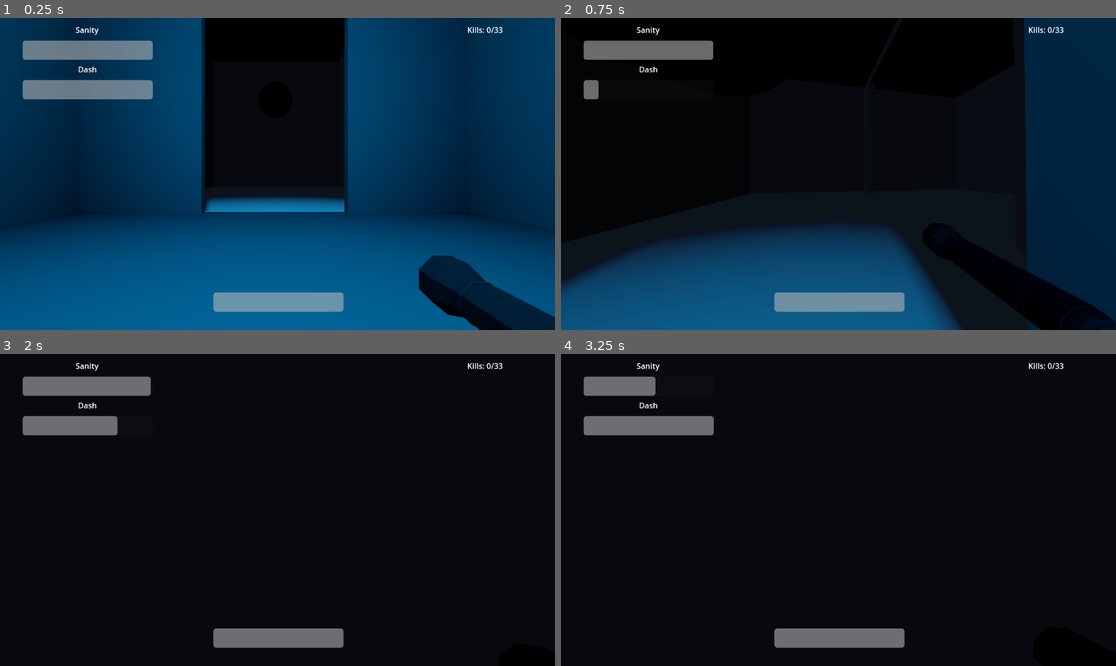
Above: before the commit, frames 1-4 (two rows, left to right).
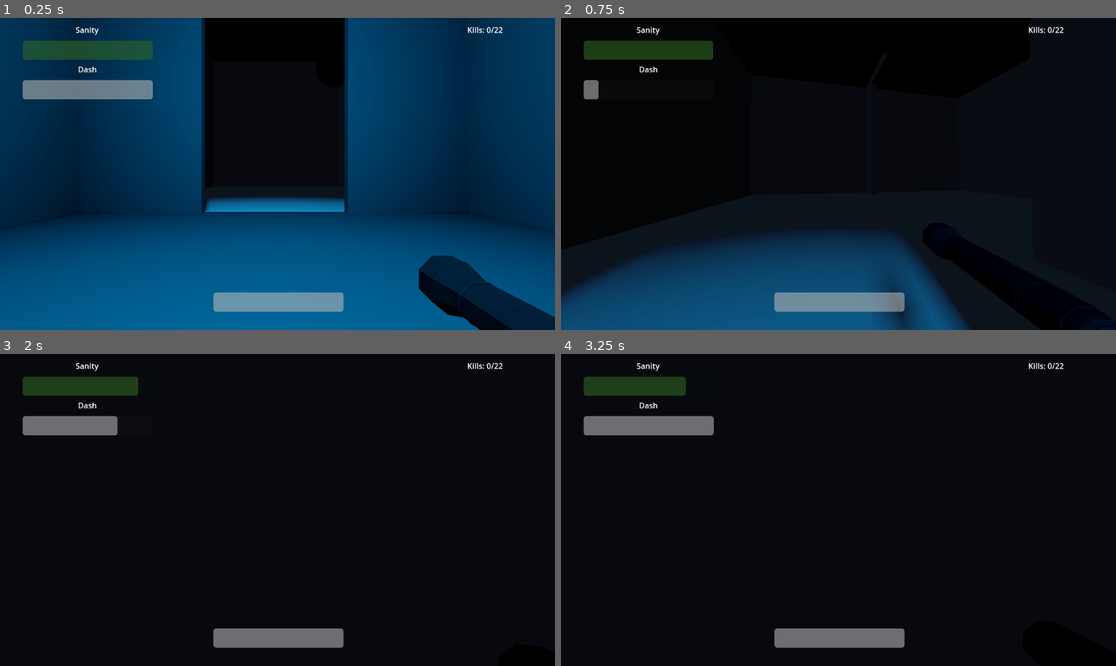
Above: after the commit, the same moments.

Repository: OmarCompiled/Stuck_NULL_BYTES
Game: Godot game, scene res://world.tscn
Two runs of this game, one before a commit and one after it. Both use one fixed random seed, a clock stepped at 60 frames per second and the inputs below.
Inputs (mouse positions are in pixels of both pictures, inside the frame that each line leads up to):
- Up to frame 1 (0.25 s): no input
- Up to frame 2 (0.75 s): tap Enter (ui_accept) at 0.5 s; move the mouse to (866, 174) at 0.52 s; hold W (MoveForward) from 0.53 s (still down); hold E (Dash) from 0.53 s (still down)
- Up to frame 3 (2 s): keep holding W (MoveForward); tap Enter (ui_accept) at 0.77, 1.52 s; move the mouse to (249, 510) at 1.27 s; release E (Dash) at 1.28 s; click (249, 510) at 1.35 s
- Up to frame 4 (3.25 s): keep holding W (MoveForward); move the mouse to (849, 503) at 2.02 s; hold Shift (Sprint) 2.03-2.78 s; move the mouse to (832, 516) at 2.77 s; tap N at 2.85 s; tap Enter (ui_accept) at 3.02 s

The runs differ from the first frame. In frame 1, 1.5% of the frame differs, in the area x 4-91%, y 2-14%; in frame 2, 18%, in the area x 0-100%, y 0-100%; in frame 3, 1.5%; in frame 4, 1.1%.

Commit message:
feat: improve enemy logic - Enemies only chase the player if close enough through a detection Area3D and raycasting - Add a chance for multiple enemies to spawn in one room - Tweak `Spawner` to enable enemies to spawn with random configurable offsets in corridors - Encapsulate health logic for the player and enemies in a reusable `HealthComponent` node - Add knockback to enemies on hitting the player - Add hitboxes to the player and enemies for more responsive collision detection - Move collision detection logic to the player to improve performance - Add invincibility to the player on taking damage - Add color to the healthbar as a visual indicator for invincibility

Diff:
--- a/godot/flashlight.gd
+++ b/godot/flashlight.gd
@@ -4,8 +4,9 @@
 @onready var spot_light = $SpotLight3D
 @onready var cooldown = $CoolDownBar
 
-const DMG = 12.5
-const DRAIN = 0.35
+const DMG = 5
+const DRAIN = 0.25
+const RECHARGE = 0.15
 
 func _input(_event: InputEvent) -> void:
 	if Input.is_action_pressed("Flash") and cooldown.value > 0:
@@ -17,7 +18,8 @@
 	if Input.is_action_pressed("Flash"):
 		cooldown.value = max(cooldown.value - DRAIN, 0)
 	else:
-		$CoolDownBar.value += 0.1
+		cooldown.value += RECHARGE
+
 func _physics_process(_delta: float) -> void:
 	_attack()
 
@@ -27,4 +29,4 @@
 		if ray.is_colliding():
 			var collided_object = ray.get_collider()
 			if collided_object is Shadow:
-				collided_object.take_damage(DMG)
+				collided_object.health_component.take_damage(DMG)
--- /dev/null
+++ b/godot/health_component.gd
@@ -0,0 +1,55 @@
+extends Node
+class_name HealthComponent
+
+signal invincibility_started()
+signal invincibility_ended()
+signal health_changed(new_health)
+signal health_depleted()
+signal damage_taken(amount)
+
+@export var max_health: float = 100
+@export var invincibility_time: float = 0.5
+
+var current_health: float
+var is_invincible: bool = false
+
+func _ready():
+	current_health = max_health
+	health_changed.emit(current_health)
+
+# NOTE: ignore_invincibility is for the constant sanity loss
+# and other potential additions in the future
+func take_damage(amount: float, ignore_invincibility: bool = false):
+	if is_invincible and not ignore_invincibility:
+		return
+
+	if amount <= 0:
+		return
+
+	current_health = max(0, current_health - amount)
+	damage_taken.emit(amount)
+	health_changed.emit(current_health)
+
+	if current_health <= 0:
+		health_depleted.emit()
+		return
+
+	if not ignore_invincibility:
+		is_invincible = true
+		invincibility_started.emit()
+		await get_tree().create_timer(invincibility_time).timeout
+		is_invincible = false
+		invincibility_ended.emit()
+
+func heal(amount: float):
+	if amount <= 0:
+		return
+
+	current_health = min(max_health, current_health + amount)
+	health_changed.emit(current_health)
+
+func get_health_percentage() -> float:
+	return current_health / max_health
+
+func is_alive() -> bool:
+	return current_health > 0
--- /dev/null
+++ b/godot/health_component.tscn
@@ -0,0 +1,6 @@
+[gd_scene load_steps=2 format=3 uid="uid://dofngbvrqwqni"]
+
+[ext_resource type="Script" uid="uid://drmkgkctk8d2w" path="res://health_component.gd" id="1_n21r7"]
+
+[node name="HealthComponent" type="Node"]
+script = ExtResource("1_n21r7")
--- a/godot/player.gd
+++ b/godot/player.gd
@@ -1,11 +1,10 @@
 extends CharacterBody3D
 
 @onready var sanity_bar: Node = $SanityBar
+@export var health_component: Node
 
 # Sanity
-const MAX_SANITY = 100.0
 const SANITY_LOSS_RATE = 0.01
-var sanity = MAX_SANITY
 
 # Movement
 var speed = 0;
@@ -35,6 +34,8 @@
 const BASE_FOV = 75.0
 const FOV_CHANGE = 1.5
 
+var knockback_force = 17
+
 @onready var head = $Head
 @onready var camera = $Head/Camera3D
 
@@ -51,7 +52,7 @@
 	if Input.is_action_pressed("Quit"): # Esc
 		get_tree().quit()
 
-	take_damage(SANITY_LOSS_RATE)
+	health_component.take_damage(SANITY_LOSS_RATE, true)
 
 	if is_dashing:
 		dash_timer -= _delta
@@ -136,21 +137,19 @@
 
 	move_and_slide()
 
-	for index in get_slide_collision_count():
-		var collision := get_slide_collision(index)
-		var body := collision.get_collider()
-		if body.name == "Shadow":
-			take_damage(body.DMG)
-
-func take_damage(damage: float):
-	sanity = max(0, sanity - damage)
-	sanity_bar.value = sanity
-	if sanity == 0:
-		die()
-
-func heal(health: float = ):
-	sanity = min(sanity + health, MAX_SANITY)
-	sanity_bar.value = sanity
+	#for index in get_slide_collision_count():
+		#var collision := get_slide_collision(index)
+		#var body := collision.get_collider()
+		#if body is Shadow:
+			#health_component.take_damage(body.dmg)
+			#body.apply_knockback(-collision.get_normal() * knockback_force)
 
 func die():
 	get_tree().quit()
+
+func _on_hitbox_area_entered(area: Area3D) -> void:
+	if area.name == "Hitbox":
+		var enemy = area.get_parent()
+		var knockback_dir = enemy.global_position - global_position
+		health_component.take_damage(enemy.dmg)
+		enemy.apply_knockback(knockback_dir * knockback_force)
--- a/godot/player.tscn
+++ b/godot/player.tscn
@@ -1,24 +1,29 @@
-[gd_scene load_steps=6 format=3 uid="uid://f8mp43vqb13f"]
+[gd_scene load_steps=8 format=3 uid="uid://f8mp43vqb13f"]
 
 [ext_resource type="Script" uid="uid://dnayske5ek28m" path="res://player.gd" id="1_4flbx"]
 [ext_resource type="PackedScene" uid="uid://fg0xg2wcui3q" path="res://flashlight.tscn" id="2_onrkg"]
 [ext_resource type="Script" uid="uid://ci7kfw5q5qn2k" path="res://enemy_counter.gd" id="3_i3pqv"]
+[ext_resource type="PackedScene" uid="uid://dofngbvrqwqni" path="res://health_component.tscn" id="3_sweqy"]
+[ext_resource type="Script" uid="uid://xws3v0ou7h4d" path="res://sanity_bar.gd" id="4_2hs0m"]
 
 [sub_resource type="CapsuleMesh" id="CapsuleMesh_sh265"]
 
 [sub_resource type="ConvexPolygonShape3D" id="ConvexPolygonShape3D_4flbx"]
 points = PackedVector3Array(-0.125207, -0.532801, -0.480507, 0.0227831, 0.47607, 0.498884, 0.169713, 0.559144, 0.464172 …(924 unchanged characters)…
 
-[node name="Player" type="CharacterBody3D"]
+[node name="Player" type="CharacterBody3D" node_paths=PackedStringArray("health_component")]
 floor_max_angle = 1.0472
 script = ExtResource("1_4flbx")
+health_component = NodePath("HealthComponent")
 
 [node name="MeshInstance3D" type="MeshInstance3D" parent="."]
 transform = Transform3D(1.05135, 0, 0, 0, 1.05135, 0, 0, 0, 1.05135, 0, 0, 0)
+visible = false
 cast_shadow = 0
 mesh = SubResource("CapsuleMesh_sh265")
 
 [node name="CollisionShape3D" type="CollisionShape3D" parent="."]
+visible = false
 shape = SubResource("ConvexPolygonShape3D_4flbx")
 
 [node name="Head" type="Node3D" parent="."]
@@ -31,6 +36,13 @@
 [node name="Flashlight" parent="Head/Camera3D" instance=ExtResource("2_onrkg")]
 transform = Transform3D(-3.0598e-09, 0, 0.07, 0, 0.07, 0, -0.07, 0, -3.0598e-09, 0.645148, -0.425091, -0.551973)
 
+[node name="Hitbox" type="Area3D" parent="."]
+
+[node name="CollisionShape3D" type="CollisionShape3D" parent="Hitbox"]
+shape = SubResource("ConvexPolygonShape3D_4flbx")
+
+[node name="HealthComponent" parent="." instance=ExtResource("3_sweqy")]
+
 [node name="SanityBar" type="ProgressBar" parent="."]
 offset_left = 47.0
 offset_top = 47.0
@@ -39,6 +51,9 @@
 size_flags_horizontal = 0
 value = 100.0
 show_percentage = false
+script = ExtResource("4_2hs0m")
+invincible_color = Color(2.00392, 0, 0, 1)
+normal_color = Color(0.266667, 0.556863, 0.192157, 1)
 
 [node name="RichTextLabel" type="RichTextLabel" parent="SanityBar"]
 layout_mode = 0
@@ -79,3 +94,9 @@
 horizontal_alignment = 1
 vertical_alignment = 1
 script = ExtResource("3_i3pqv")
+
+[connection signal="area_entered" from="Hitbox" to="." method="_on_hitbox_area_entered"]
+[connection signal="health_changed" from="HealthComponent" to="SanityBar" method="_on_health_changed"]
+[connection signal="health_depleted" from="HealthComponent" to="." method="die"]
+[connection signal="invincibility_ended" from="HealthComponent" to="SanityBar" method="_on_invincibility_ended"]
+[connection signal="invincibility_started" from="HealthComponent" to="SanityBar" method="_on_invincibility_started"]
--- a/godot/prefabs/corridor.tscn
+++ b/godot/prefabs/corridor.tscn
@@ -44,5 +44,13 @@
 script = ExtResource("2_anrrp")
 
 [node name="Spawner" parent="." instance=ExtResource("3_hr28d")]
-spawn_probability = 0.3
+transform = Transform3D(1, 0, 0, 0, 1, 0, 0, 0, 1, 2, 0, 0)
+spawn_probability = 0.1
+random_range = Vector3(1, 3, 3)
 entity_scene = ExtResource("4_e2gtu")
+
+[node name="Spawner2" parent="." instance=ExtResource("3_hr28d")]
+transform = Transform3D(1, 0, 0, 0, 1, 0, 0, 0, 1, -2, 0, 0)
+spawn_probability = 0.1
+random_range = Vector3(1, 3, 3)
+entity_scene = ExtResource("4_e2gtu")
--- /dev/null
+++ b/godot/sanity_bar.gd
@@ -0,0 +1,16 @@
+extends ProgressBar
+
+@export var invincible_color: Color = Color(1.2, 1.2, 1.2)
+@export var normal_color: Color = Color(1, 1, 1, 1)
+
+func _ready():
+	self_modulate = normal_color
+
+func _on_invincibility_started():
+	self_modulate = invincible_color
+
+func _on_invincibility_ended():
+	self_modulate = normal_color
+
+func _on_health_changed(new_health: Variant) -> void:
+	value = new_health
--- a/godot/shadow.gd
+++ b/godot/shadow.gd
@@ -1,53 +1,61 @@
 extends CharacterBody3D
 class_name Shadow
 
-# NOTE: this works now because shadows are only instanced after dungeon generation
-# is done (check the spawner script for details)
-@onready var player = get_tree().get_first_node_in_group("Player")
+@export var health_component: Node
 @export var damage_particles: PackedScene
-@export var health = 100
 @export var sanity_reward = 20
+@export var knockback_decay: float = 0.95
+@export var dmg = 10
+@export var min_speed: float = 7.0
+@export var max_speed: float = 10.0
 
-const STOP_DIST = 2
-const DMG = 0.4
+var speed: float
+var can_see_player: bool = false
+var is_knocked_back: bool = false
+var knockback_timer = 0.0
+var knockback_duration = 0.7
 
-var min_speed: float = 7.0
-var max_speed: float = 10.0
-var speed: float
+var player
+var look_for_player = false
 
 func _ready() -> void:
 	GameManager.total_enemies += 1
 	speed = randf_range(min_speed, max_speed)
 
-func _physics_process(_delta: float) -> void:
-	if not player:
-		return
+func _physics_process(delta: float) -> void:
+	if is_knocked_back:
+		velocity.x *= knockback_decay
+		velocity.y *= knockback_decay
+		velocity.z *= knockback_decay
 
-	var pos = global_transform.origin
-	var target = player.global_transform.origin
-	var to_player = target - pos
-	var dist = to_player.length()
+		knockback_timer -= delta
+		if knockback_timer <= 0:
+			is_knocked_back = false
 
-	if dist > 0.1:
-		var dir = to_player / dist
-		var move_speed = speed
-		if dist < STOP_DIST:
-			move_speed *= dist / STOP_DIST
-		velocity = dir * move_speed
-	else:
-		velocity = Vector3.ZERO
+	elif player:
+		if look_for_player:
+			check_line_of_sight(player)
 
-	if dist < STOP_DIST:
-		player.take_damage(0.05)
+		if can_see_player:
+			var to_player = player.global_position - global_position
+			var dir = to_player.normalized()
+			velocity = dir * speed
+
+		look_at(player.global_position, Vector3.UP)
 
 	move_and_slide()
-	look_at(player.global_transform.origin, Vector3.UP)
 
-func take_damage(damage: float):
-	health = max(0, health - damage)
+func apply_knockback(force):
+	knockback_timer = knockback_duration
+	is_knocked_back = true
+	velocity += force
+
+func _on_damage_taken(_damage: float):
 	_spawn_particles()
-	if health == 0:
-		player.heal(sanity_reward)
+
+func _on_health_depleted():
+	if player:
+		player.health_component.heal(sanity_reward)
 		GameManager.enemies_killed += 1
 		queue_free()
 
@@ -57,3 +65,26 @@
 		get_parent().add_child(p)
 		p.global_position = global_position
 		p.emitting = true
+
+func _on_area_3d_body_entered(body: Node3D) -> void:
+	if body.name != "Player": return
+	look_for_player = true
+	player = body
+
+func _on_area_3d_body_exited(body: Node3D) -> void:
+	if body.name != "Player": return
+	look_for_player = false
+
+func check_line_of_sight(target):
+	var space_state = get_world_3d().direct_space_state
+	var query = PhysicsRayQueryParameters3D.create(
+		global_position,
+		target.global_position
+	)
+	query.exclude = [self]
+
+	var result = space_state.intersect_ray(query)
+
+	# Hit nothing or hit the player => can see the player
+	can_see_player = result.is_empty() or result.collider == target
+	player = target
--- a/godot/shadow.tscn
+++ b/godot/shadow.tscn
@@ -1,7 +1,8 @@
-[gd_scene load_steps=6 format=3 uid="uid://cqagwekx7o53h"]
+[gd_scene load_steps=9 format=3 uid="uid://cqagwekx7o53h"]
 
 [ext_resource type="Script" uid="uid://b5x3d1pweoiom" path="res://shadow.gd" id="1_n2o5g"]
 [ext_resource type="PackedScene" uid="uid://bkjsh3itjc877" path="res://DamageParticles.tscn" id="2_n2o5g"]
+[ext_resource type="PackedScene" uid="uid://dofngbvrqwqni" path="res://health_component.tscn" id="3_icb2k"]
 
 [sub_resource type="SphereShape3D" id="SphereShape3D_n2o5g"]
 
@@ -11,8 +12,15 @@
 
 [sub_resource type="SphereMesh" id="SphereMesh_icb2k"]
 
-[node name="Shadow" type="CharacterBody3D"]
+[sub_resource type="SphereShape3D" id="SphereShape3D_icb2k"]
+radius = 30.0
+
+[sub_resource type="SphereShape3D" id="SphereShape3D_ov1mx"]
+radius = 0.825561
+
+[node name="Shadow" type="CharacterBody3D" node_paths=PackedStringArray("health_component")]
 script = ExtResource("1_n2o5g")
+health_component = NodePath("HealthComponent")
 damage_particles = ExtResource("2_n2o5g")
 
 [node name="CollisionShape3D" type="CollisionShape3D" parent="."]
@@ -23,3 +31,22 @@
 transform = Transform3D(1.46441, 0, 0, 0, 1.46441, 0, 0, 0, 1.46441, 0, 0, 0)
 material_override = SubResource("StandardMaterial3D_n2o5g")
 mesh = SubResource("SphereMesh_icb2k")
+
+[node name="DetectionArea" type="Area3D" parent="."]
+
+[node name="CollisionShape3D" type="CollisionShape3D" parent="DetectionArea"]
+shape = SubResource("SphereShape3D_icb2k")
+
+[node name="Hitbox" type="Area3D" parent="."]
+monitoring = false
+
+[node name="CollisionShape3D" type="CollisionShape3D" parent="Hitbox"]
+shape = SubResource("SphereShape3D_ov1mx")
+
+[node name="HealthComponent" parent="." instance=ExtResource("3_icb2k")]
+invincibility_time = 0.0
+
+[connection signal="body_entered" from="DetectionArea" to="." method="_on_area_3d_body_entered"]
+[connection signal="body_exited" from="DetectionArea" to="." method="_on_area_3d_body_exited"]
+[connection signal="damage_taken" from="HealthComponent" to="." method="_on_damage_taken"]
+[connection signal="health_depleted" from="HealthComponent" to="." method="_on_health_depleted"]
--- a/godot/spawner.gd
+++ b/godot/spawner.gd
@@ -1,6 +1,7 @@
 extends Node3D
 
 @export_range(0,1) var spawn_probability: float = 0.5
+@export var random_range: Vector3 = Vector3.ZERO
 @export var entity_scene: PackedScene
 
 func _ready() -> void:
@@ -11,4 +12,8 @@
 		var entity = entity_scene.instantiate()
 		get_parent().add_child(entity)
 		if entity is Node3D:
-			entity.global_position = global_position
+			entity.global_position = global_position + Vector3(
+				random_range.x * randf(),
+				random_range.y * randf(),
+				random_range.z * randf()
+			)
Not shown, added: godot/health_component.gd.uid
Not shown, added: godot/sanity_bar.gd.uid
